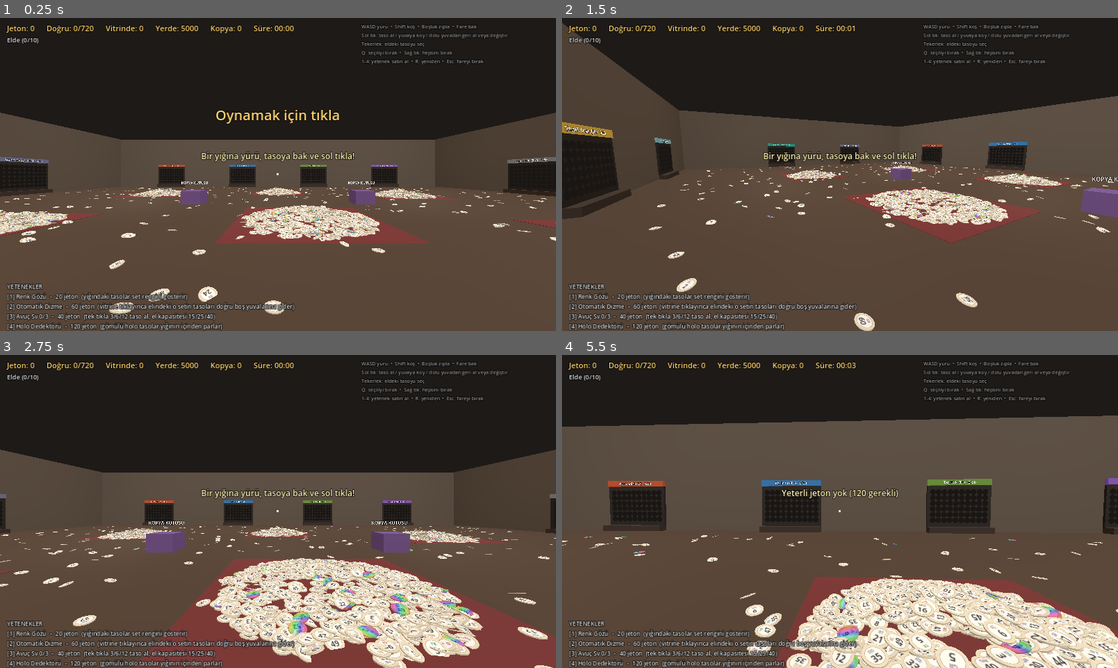
Above: before the commit, frames 1-4 (two rows, left to right).
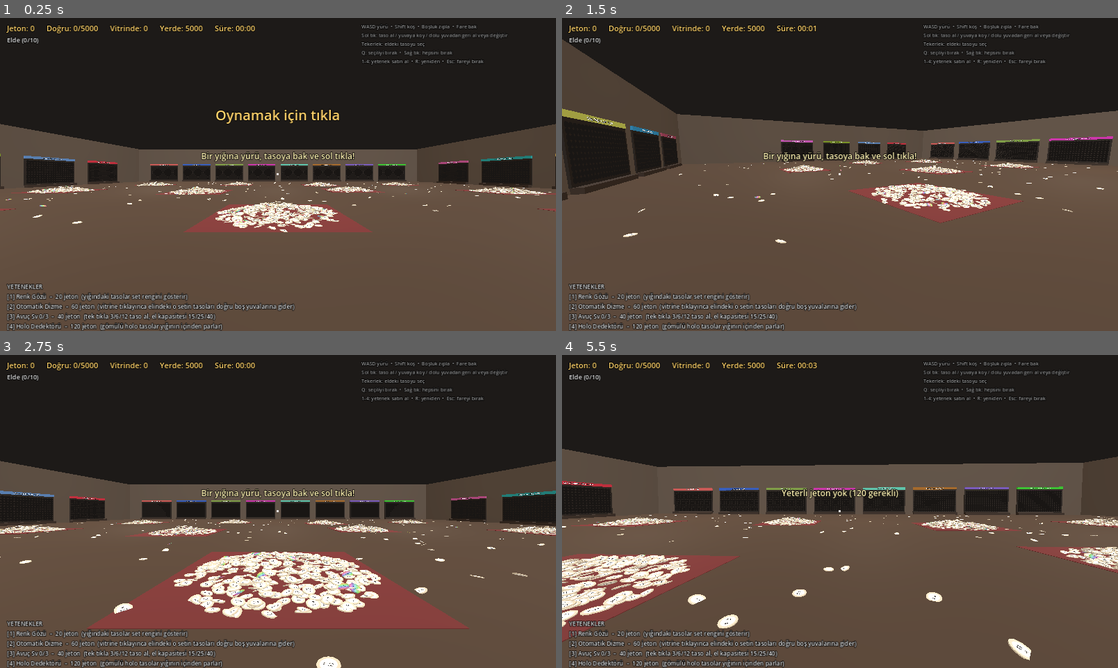
Above: after the commit, the same moments.

Repository: bogacavdar/tasoTidyUp
Game: Godot game, scene res://main.tscn
The game is run twice, just before and just after one commit, with the same random seed, the same clock (stepped at 60 frames per second) and the same inputs.
Inputs (mouse positions are in pixels of both pictures, inside the frame that each line leads up to):
- Up to frame 1 (0.25 s): no input
- Up to frame 2 (1.5 s): tap Enter at 0.5 s; move the mouse to (962, 158) at 0.52 s; hold D 0.53-1.28 s; hold Shift 0.53-1.28 s; click (962, 158) at 0.67 s; tap Space at 0.77 s; move the mouse to (812, 174) at 1.27 s; hold W from 1.28 s (still down); tap Q at 1.35 s
- Up to frame 3 (2.75 s): keep holding W; tap Space at 1.52 s; move the mouse to (289, 505) at 2.02 s; tap R at 2.1 s
- Up to frame 4 (5.5 s): keep holding W; move the mouse to (834, 517) at 2.77 s; tap 1 at 2.85 s; click (834, 517) at 2.92 s; tap Space at 3.02, 3.77, 4.52 s; move the mouse to (878, 514) at 3.52 s; tap 2 at 3.6 s; move the mouse to (795, 508) at 4.27 s; tap 3 at 4.35 s; move the mouse to (845, 511) at 5.02 s; tap 4 at 5.1 s; click (845, 511) at 5.17 s

The runs differ from the first frame. In frame 1, 16% of the frame differs, in the area x 0-100%, y 2-95%; in frame 2, 15%; in frame 3, 32%; in frame 4, 44%, in the area x 0-100%, y 2-100%.

Commit message:
5000 benzersiz taso: 25 set x 200, 25 vitrin, 60x50 depo, kopya mekaniği kaldırıldı, shader ile taso yüzü
Co-Authored-By: Claude Opus 5.5 <noreply@anthropic.com>
Claude-Session: https://claude.ai/code/session_01BTyhiHLjtdzr61JEp6Kda6

Diff:
--- a/main.gd
+++ b/main.gd
@@ -1,31 +1,30 @@
 extends Node3D
-## Taso Kaosu — 3D birinci şahıs prototip (Aşama 2).
-## Büyük bir depo, birkaç kaotik taso yığını (5000 taso), duvarlarda 12 set vitrini.
-## Oyuncu yürür/koşar/zıplar, yığınlardan taso toplar, fare tekerleğiyle elindekini seçer
-## ve vitrindeki doğru numaralı yuvaya yerleştirir.
+## Taso Kaosu — 3D birinci şahıs prototip.
+## Dev bir depo, kaotik yığınlarda 5000 BENZERSİZ taso (25 set x 200), duvarlarda 25 vitrin.
+## Her taso her yuvaya konabilir; sırayı oyuncu kurar. Yanlış yerdekiler kırmızı,
+## tamamen doğru dizilen vitrin yeşil olur.
 ## Sahne tamamen koddan kuruluyor; dışarıdan model yok.
 
 # ---------------- Ayarlar ----------------
-const TASO_COUNT := 5000
-const NUMBERS_PER_SET := 60
+const NUMBERS_PER_SET := 200
 const HOLO_CHANCE := 0.04
-const SCATTER_RATIO := 0.08   # yığın dışına, yere saçılan oran
+const SCATTER_RATIO := 0.06   # yığın dışına, yere saçılan oran
 
 const TASO_R := 0.12
 const TASO_H := 0.014
 const BASE_Y := 0.02
-const REACH := 3.4
+const REACH := 3.6
 const GRAB_RADIUS := 0.4
 const CELL := 1.0              # uzamsal ızgara hücre boyu
 
-const ROOM_W := 40.0           # x
-const ROOM_D := 30.0           # z
-const WALL_H := 6.0
-
-const SLOT_COLS := 10
-const SLOT_ROWS := 6
-const SLOT_GAP := 0.3
-const BOARD_Y := 1.4
+const ROOM_W := 60.0           # x
+const ROOM_D := 50.0           # z
+const WALL_H := 7.0
+
+const SLOT_COLS := 20
+const SLOT_ROWS := 10
+const SLOT_GAP := 0.28
+const BOARD_Y := 1.86          # vitrin panosunun orta yüksekliği
 
 const WALK_SPEED := 4.5
 const SPRINT_MULT := 2.0
@@ -34,18 +33,19 @@
 const MOUSE_SENS := 0.0025
 
 const SETS := [
-	{"name": "Kor Vadisi", "code": "KV", "color": Color("e0603a")},
-	{"name": "Derin Su", "code": "DS", "color": Color("3a8fe0")},
-	{"name": "Taş Kök", "code": "TK", "color": Color("7bb04a")},
-	{"name": "Gece Rüzgârı", "code": "GR", "color": Color("9a6ae6")},
-	{"name": "Buz Tepesi", "code": "BT", "color": Color("8fd3e8")},
-	{"name": "Şimşek Ovası", "code": "ŞO", "color": Color("f2c94c")},
-	{"name": "Kum Çölü", "code": "KÇ", "color": Color("d9a066")},
-	{"name": "Mantar Ormanı", "code": "MO", "color": Color("c0763b")},
-	{"name": "Demir Dağ", "code": "DD", "color": Color("9aa0aa")},
-	{"name": "Mercan Koyu", "code": "MK", "color": Color("ff7fa0")},
-	{"name": "Gölge Mağara", "code": "GM", "color": Color("7f86b5")},
-	{"name": "Yıldız Bahçe", "code": "YB", "color": Color("2fbfa5")},
+	{"name": "Kor Vadisi", "code": "KV"}, {"name": "Derin Su", "code": "DS"},
+	{"name": "Taş Kök", "code": "TK"}, {"name": "Gece Rüzgârı", "code": "GR"},
+	{"name": "Buz Tepesi", "code": "BT"}, {"name": "Şimşek Ovası", "code": "ŞO"},
+	{"name": "Kum Çölü", "code": "KÇ"}, {"name": "Mantar Ormanı", "code": "MO"},
+	{"name": "Demir Dağ", "code": "DD"}, {"name": "Mercan Koyu", "code": "MK"},
+	{"name": "Gölge Mağara", "code": "GM"}, {"name": "Yıldız Bahçe", "code": "YB"},
+	{"name": "Lav Gölü", "code": "LG"}, {"name": "Sis Bataklığı", "code": "SB"},
+	{"name": "Kristal Vadi", "code": "KR"}, {"name": "Ay Tapınağı", "code": "AT"},
+	{"name": "Bulut Adası", "code": "BA"}, {"name": "Kızıl Kanyon", "code": "KK"},
+	{"name": "Zümrüt Orman", "code": "ZO"}, {"name": "Fırtına Burnu", "code": "FB"},
+	{"name": "Kehribar Köy", "code": "KH"}, {"name": "Gümüş Nehir", "code": "GN"},
+	{"name": "Yosun Mağara", "code": "YM"}, {"name": "Güneş Sarayı", "code": "GS"},
+	{"name": "Kuyruklu Yıldız", "code": "KY"},
 ]
 const PLAIN := Color("d9cfb8")
 const RING_EMPTY := Color("1c1917")
@@ -55,8 +55,9 @@
 const BOARD_DONE := Color("27502f")
 
 const PILES := [
-	Vector3(-9, 2.0, -5), Vector3(0, 1.8, -6), Vector3(9, 2.1, -4),
-	Vector3(-9, 1.9, 5), Vector3(1, 2.2, 4), Vector3(10, 1.8, 6),
+	Vector3(-18, 2.2, -11), Vector3(-6, 2.0, -12), Vector3(6, 2.2, -10), Vector3(18, 2.0, -12),
+	Vector3(-20, 2.1, 0), Vector3(-7, 2.3, 1), Vector3(7, 2.1, -1), Vector3(20, 2.2, 1),
+	Vector3(-14, 2.0, 12), Vector3(0, 2.3, 11), Vector3(14, 2.1, 12),
 ]  # x, yarıçap, z
 
 const SKILL_ORDER := ["renk", "oto", "avuc", "holo"]
@@ -65,11 +66,11 @@
 
 const COIN_PLACE := 2
 const COIN_HOLO := 10
-const COIN_COPY := 1
-const COIN_SET := 80
+const COIN_SET := 200
 
 # ---------------- Durum ----------------
 var set_count := SETS.size()
+var set_colors: Array[Color] = []
 var tasos: Array = []                 # Dictionary: grp, num, holo
 var pile_xf: Array[Transform3D] = []  # yığındaki son konum
 var in_pile: Array[bool] = []
@@ -83,7 +84,6 @@
 var coins := 0
 var placed := 0                       # vitrinlerdeki taso sayısı
 var correct := 0                      # doğru yerdeki taso sayısı
-var copies := 0
 var elapsed := 0.0
 var anim := 0.0
 var finished := false
@@ -104,7 +104,6 @@
 var holo_mmi: MultiMeshInstance3D
 var holo_ring_mat: StandardMaterial3D
 var atlas_vp: SubViewport
-var atlas_cols := 1
 var shelves: Array = []
 var shelf_titles: Array = []
 var ring_mm: MultiMesh
@@ -126,6 +125,7 @@
 func _ready() -> void:
 	randomize()
 	_init_skills()
+	_make_set_colors()
 	_build_atlas()
 	_make_taso_material()
 	_build_world()
@@ -150,52 +150,46 @@
 
 
 func _set_color(g: int) -> Color:
-	return SETS[g]["color"]
+	return set_colors[g]
+
+
+func _make_set_colors() -> void:
+	for g in set_count:
+		var h := fmod(g * 0.618034, 1.0)
+		var sat := 0.55 if g % 2 == 0 else 0.75
+		var val := 0.92 if g % 3 != 2 else 0.74
+		set_colors.append(Color.from_hsv(h, sat, val))
 
 
 # ---------------- Taso yüzü atlası ----------------
-# Her benzersiz taso için 64x64'lük bir hücre: beyaz daire, set kodu ve numara.
-# Bir SubViewport bir kez çiziyor, shader bu dokuyu kullanıyor.
+# Küçük bir doku: 1. satırda 0-9 rakamları, sonraki satırlarda set kodları (hücre 128x64).
+# Shader her tasonun numarasını ve set kodunu bu parçalardan anında birleştirir.
 func _build_atlas() -> void:
-	var total := set_count * NUMBERS_PER_SET
-	atlas_cols = int(ceil(sqrt(float(total))))
-	var cell := 64
+	var cw := 128
+	var ch := 64
 	atlas_vp = SubViewport.new()
-	atlas_vp.size = Vector2i(atlas_cols * cell, atlas_cols * cell)
+	atlas_vp.size = Vector2i(10 * cw, 4 * ch)
 	atlas_vp.transparent_bg = true
 	atlas_vp.render_target_update_mode = SubViewport.UPDATE_ALWAYS
 	add_child(atlas_vp)
 	var root := Control.new()
 	root.size = Vector2(atlas_vp.size)
 	atlas_vp.add_child(root)
-	var sb := StyleBoxFlat.new()
-	sb.bg_color = Color(1, 1, 1, 0.92)
-	sb.set_corner_radius_all(24)
-	for u in total:
-		var g := floori(float(u) / NUMBERS_PER_SET)
-		var n := u % NUMBERS_PER_SET + 1
-		var origin := Vector2((u % atlas_cols) * cell, floori(float(u) / atlas_cols) * cell)
-		var disc := Panel.new()
-		disc.add_theme_stylebox_override("panel", sb)
-		disc.position = origin + Vector2(8, 8)
-		disc.size = Vector2(48, 48)
-		root.add_child(disc)
-		var code := Label.new()
-		code.text = SETS[g]["code"]
-		code.position = origin + Vector2(0, 10)
-		code.size = Vector2(cell, 14)
-		code.horizontal_alignment = HORIZONTAL_ALIGNMENT_CENTER
-		code.add_theme_font_size_override("font_size", 11)
-		code.add_theme_color_override("font_color", _set_color(g).darkened(0.45))
-		root.add_child(code)
-		var num := Label.new()
-		num.text = str(n)
-		num.position = origin + Vector2(0, 22)
-		num.size = Vector2(cell, 30)
-		num.horizontal_alignment = HORIZONTAL_ALIGNMENT_CENTER
-		num.add_theme_font_size_override("font_size", 24)
-		num.add_theme_color_override("font_color", Color(0.08, 0.08, 0.08))
-		root.add_child(num)
+	var texts: Array = []
+	for dgt in 10:
+		texts.append([str(dgt), Vector2(dgt * cw, 0), 58])
+	for g in set_count:
+		texts.append([SETS[g]["code"], Vector2((g % 10) * cw, (1 + floori(g / 10.0)) * ch), 50])
+	for e in texts:
+		var l := Label.new()
+		l.text = e[0]
+		l.position = e[1]
+		l.size = Vector2(cw, ch)
+		l.horizontal_alignment = HORIZONTAL_ALIGNMENT_CENTER
+		l.vertical_alignment = VERTICAL_ALIGNMENT_CENTER
+		l.add_theme_font_size_override("font_size", e[2])
+		l.add_theme_color_override("font_color", Color.WHITE)
+		root.add_child(l)
 	_freeze_atlas.call_deferred()
 
 
@@ -215,7 +209,7 @@
 	taso_mat = ShaderMaterial.new()
 	taso_mat.shader = load("res://taso.gdshader")
 	taso_mat.set_shader_parameter("atlas", atlas_vp.get_texture())
-	taso_mat.set_shader_parameter("cols", float(atlas_cols))
+	taso_mat.set_shader_parameter("nper", float(NUMBERS_PER_SET))
 	taso_mat.set_shader_parameter("radius", TASO_R)
 
 
@@ -263,19 +257,19 @@
 	env.background_color = Color("1d1a18")
 	env.ambient_light_source = Environment.AMBIENT_SOURCE_COLOR
 	env.ambient_light_color = Color(0.9, 0.85, 0.8)
-	env.ambient_light_energy = 0.6
+	env.ambient_light_energy = 0.75
 	we.environment = env
 	add_child(we)
 
 	var sun := DirectionalLight3D.new()
 	sun.rotation_degrees = Vector3(-60, 30, 0)
-	sun.light_energy = 0.6
+	sun.light_energy = 0.8
 	add_child(sun)
-	for x in [-12.0, 0.0, 12.0]:
-		for z in [-7.0, 7.0]:
+	for x in [-18.0, 0.0, 18.0]:
+		for z in [-11.0, 11.0]:
 			var lamp := OmniLight3D.new()
 			lamp.position = Vector3(x, WALL_H - 0.6, z)
-			lamp.omni_range = 16.0
+			lamp.omni_range = 24.0
 			lamp.light_energy = 1.4
 			lamp.light_color = Color(1, 0.92, 0.8)
 			add_child(lamp)
@@ -292,15 +286,15 @@
 	_box(self, Vector3(0.3, WALL_H, ROOM_D + 0.6), Vector3(-hw - 0.15, WALL_H / 2, 0), wall, "wall")
 	_box(self, Vector3(0.3, WALL_H, ROOM_D + 0.6), Vector3(hw + 0.15, WALL_H / 2, 0), wall, "wall")
 
-	# 12 vitrin: kuzey 4, güney 4, doğu 2, batı 2
+	# 25 vitrin: kuzey 8, güney 8, doğu 5, batı 5 yer var; ilk 25'i kullanılır
 	var placements: Array = []
-	for x in [-13.5, -4.5, 4.5, 13.5]:
-		placements.append([Vector3(x, 0, -hd + 0.05), 0.0])
-	for x in [-13.5, -4.5, 4.5, 13.5]:
-		placements.append([Vector3(x, 0, hd - 0.05), PI])
-	for z in [-5.0, 5.0]:
+	for k in 8:
+		placements.append([Vector3(-24.5 + 7.0 * k, 0, -hd + 0.05), 0.0])
+	for k in 8:
+		placements.append([Vector3(-24.5 + 7.0 * k, 0, hd - 0.05), PI])
+	for z in [-16.0, -8.0, 0.0, 8.0, 16.0]:
 		placements.append([Vector3(hw - 0.05, 0, z), -PI / 2])
-	for z in [-5.0, 5.0]:
+	for z in [-16.0, -8.0, 0.0, 8.0, 16.0]:
 		placements.append([Vector3(-hw + 0.05, 0, z), PI / 2])
 
 	var board_w := SLOT_COLS * SLOT_GAP + 0.3
@@ -367,18 +361,6 @@
 		set_bonus_paid.append(false)
 		_update_title(g)
 
-	# Kopya kutuları
-	for x in [-4.5, 4.5]:
-		_box(self, Vector3(1.0, 0.7, 1.0), Vector3(x, 0.35, 0), Color("6a4c86"), "copy")
-		var cl := Label3D.new()
-		cl.text = "KOPYA KUTUSU"
-		cl.font_size = 48
-		cl.pixel_size = 0.004
-		cl.outline_size = 10
-		cl.billboard = BaseMaterial3D.BILLBOARD_ENABLED
-		cl.position = Vector3(x, 1.1, 0)
-		add_child(cl)
-
 
 func _slot_local(n: int) -> Vector3:
 	var c := n % SLOT_COLS
@@ -408,7 +390,7 @@
 
 func _build_player() -> void:
 	player = CharacterBody3D.new()
-	player.position = Vector3(0, 0.95, 11)
+	player.position = Vector3(0, 0.95, 19)
 	var cs := CollisionShape3D.new()
 	var cap := CapsuleShape3D.new()
 	cap.radius = 0.35
@@ -440,8 +422,6 @@
 	for g in set_count:
 		for n in NUMBERS_PER_SET:
 			pairs.append(Vector2i(g, n + 1))
-	while pairs.size() < TASO_COUNT:
-		pairs.append(Vector2i(randi() % set_count, randi() % NUMBERS_PER_SET + 1))
 	pairs.shuffle()
 	for i in pairs.size():
 		var p: Vector2i = pairs[i]
@@ -695,8 +675,6 @@
 			_grab(target["idx"])
 		"shelf":
 			_use_shelf(target["body"], target["point"])
-		"copy":
-			_use_copy()
 
 
 func _grab(first: int) -> void:
@@ -730,12 +708,6 @@
 	return i != -1 and tasos[i]["grp"] == g and tasos[i]["num"] - 1 == n
 
 
-## Bu tasonun doğru yerinde aynısı zaten duruyor mu? (o zaman kopyadır)
-func _is_copy(i: int) -> bool:
-	var t: Dictionary = tasos[i]
-	return _is_correct(t["grp"], t["num"] - 1) and slots[t["grp"]][t["num"] - 1] != i
-
-
 func _use_shelf(body: Node, hp: Vector3) -> void:
 	var g: int = body.get_meta("grp")
 	var shelf: Node3D = shelves[g]
@@ -852,27 +824,6 @@
 	finished = not shelf_done.has(false)
 
 
-func _use_copy() -> void:
-	if hand.is_empty():
-		_say("Kopyaları buraya at")
-		return
-	var keep: Array = []
-	var cnt := 0
-	for i in hand:
-		if _is_copy(i):
-			copies += 1
-			cnt += 1
-			coins += COIN_COPY
-		else:
-			keep.append(i)
-	hand = keep
-	if cnt > 0:
-		_say("+%d kopya kutuya gitti" % cnt)
-	else:
-		_say("Elindekilerin aynısı henüz doğru yerinde değil, kopya sayılmaz")
-	sel = clampi(sel, 0, maxi(hand.size() - 1, 0))
-	_rebuild_hand()
-
 ## only_selected: Q yalnızca seçili tasoyu, sağ tık hepsini bırakır.
 func _drop(only_selected: bool) -> void:
 	if hand.is_empty():
@@ -989,7 +940,7 @@
 func _update_hud() -> void:
 	var total := set_count * NUMBERS_PER_SET
 	var s := int(elapsed)
-	hud_stats.text = "Jeton: %d      Doğru: %d/%d      Vitrinde: %d      Yerde: %d      Kopya: %d      Süre: %02d:%02d" % [coins, correct, total, placed, pile_count, copies, floori(s / 60.0), s % 60]
+	hud_stats.text = "Jeton: %d      Doğru: %d/%d      Vitrinde: %d      Yerde: %d      Süre: %02d:%02d" % [coins, correct, total, placed, pile_count, floori(s / 60.0), s % 60]
 
 	if hand.is_empty():
 		hud_hand.text = "Elde (0/%d)" % _cap()
@@ -1019,8 +970,6 @@
 			if n != -1:
 				slot_txt = "   boş yuva" if slots[g][n] == -1 else "   " + _taso_name(slots[g][n])
 			hud_info.text = "%s vitrini%s" % [SETS[g]["name"], slot_txt]
-		"copy":
-			hud_info.text = "Kopya Kutusu  (+%d jeton/adet)" % COIN_COPY
 		_:
 			hud_info.text = ""
 
--- a/taso.gdshader
+++ b/taso.gdshader
@@ -1,11 +1,13 @@
 shader_type spatial;
 
-// Taso: kenarı set rengi, iki yüzünde atlas'tan gelen numara ve set kodu.
-// INSTANCE_CUSTOM.x = atlas hücresi (benzersiz taso id), .y = holo (0/1)
+// Taso: kenarı set rengi, iki yüzünde beyaz daire + set kodu + numara.
+// Yazılar küçük bir atlas'tan (rakamlar 0-9 ve set kodları) anında birleştiriliyor,
+// böylece 5000 benzersiz taso için 5000 doku gerekmiyor.
+// INSTANCE_CUSTOM.x = benzersiz taso id (set * nper + numara - 1), .y = holo (0/1)
+// Atlas düzeni: 10 sütun x 4 satır, hücre 128x64. Satır 0: rakamlar, satır 1-3: set kodları.
 uniform sampler2D atlas : source_color, filter_linear;
-uniform float cols = 27.0;
+uniform float nper = 200.0;
 uniform float radius = 0.12;
-uniform float time_scale = 1.0;
 
 varying vec2 face_uv;
 varying float face;
@@ -17,6 +19,24 @@
 	inst = INSTANCE_CUSTOM;
 }
 
+float sample_cell(vec2 cell, vec2 local) {
+	if (local.x < 0.0 || local.x > 1.0 || local.y < 0.0 || local.y > 1.0) {
+		return 0.0;
+	}
+	return texture(atlas, (cell + local) / vec2(10.0, 4.0)).a;
+}
+
+int digit_at(int num, int digits, int idx) {
+	int p = digits - 1 - idx;
+	if (p == 2) {
+		return num / 100;
+	}
+	if (p == 1) {
+		return (num / 10) % 10;
+	}
+	return num % 10;
+}
+
 void fragment() {
 	vec3 base = COLOR.rgb;
 	float holo = inst.y;
@@ -25,15 +45,36 @@
 		if (face < 0.0) {
 			uv.x = 1.0 - uv.x;
 		}
-		vec2 cell = vec2(mod(inst.x, cols), floor(inst.x / cols));
-		vec4 t = texture(atlas, (cell + clamp(uv, 0.02, 0.98)) / cols);
-		base = mix(base, t.rgb, t.a);
+		// beyaz iç daire
+		float d = length(uv - 0.5);
+		float disc = 1.0 - smoothstep(0.36, 0.375, d);
+		base = mix(base, vec3(0.97, 0.96, 0.93), disc);
+
+		int uid = int(inst.x + 0.5);
+		int nper_i = int(nper + 0.5);
+		int g = uid / nper_i;
+		int num = uid - g * nper_i + 1;
+
+		float ink = 0.0;
+		// set kodu (üst bant)
+		vec2 cq = (uv - vec2(0.33, 0.25)) / vec2(0.34, 0.17);
+		ink = max(ink, sample_cell(vec2(float(g % 10), float(1 + g / 10)), cq));
+		// numara (orta)
+		int digits = num >= 100 ? 3 : (num >= 10 ? 2 : 1);
+		float dw = 0.15;
+		vec2 nq = (uv - vec2(0.5 - dw * float(digits) * 0.5, 0.43)) / vec2(dw, 0.27);
+		if (nq.x >= 0.0 && nq.x < float(digits) && nq.y >= 0.0 && nq.y <= 1.0) {
+			int idx = int(floor(nq.x));
+			int dig = digit_at(num, digits, idx);
+			ink = max(ink, sample_cell(vec2(float(dig), 0.0), vec2(0.25 + fract(nq.x) * 0.5, nq.y)));
+		}
+		base = mix(base, vec3(0.07, 0.07, 0.08), ink * disc);
 	}
 	if (holo > 0.5) {
-		float h = fract(TIME * 0.3 * time_scale + face_uv.x * 0.8 + face_uv.y * 0.5);
+		float h = fract(TIME * 0.3 + face_uv.x * 0.8 + face_uv.y * 0.5);
 		vec3 rainbow = clamp(abs(fract(h + vec3(0.0, 0.333, 0.667)) * 6.0 - 3.0) - 1.0, 0.0, 1.0);
-		base = mix(base, rainbow, 0.35);
-		EMISSION = rainbow * 0.35;
+		base = mix(base, rainbow, 0.3);
+		EMISSION = rainbow * 0.3;
 	}
 	ALBEDO = base;
 	ROUGHNESS = holo > 0.5 ? 0.25 : 0.65;
